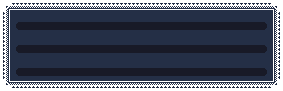
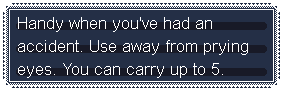
Before/after of a 283 × 91 layered artwork. What changed in the layer stack:
added layer "EN" above "JP" over [left=18, top=17, right=248, bottom=78]
